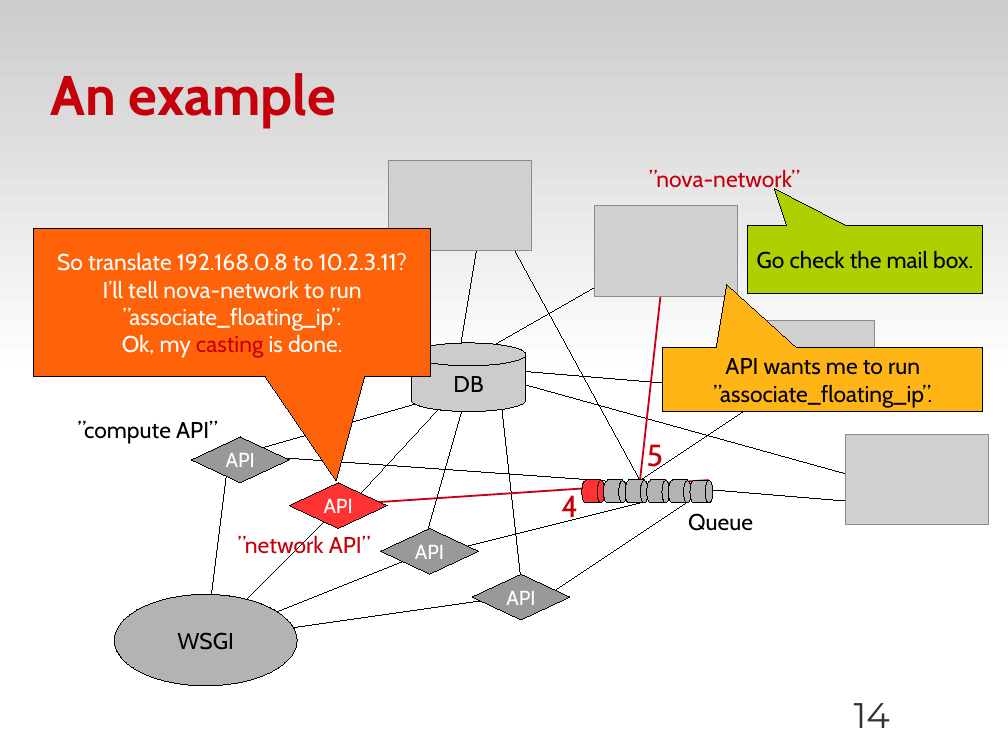
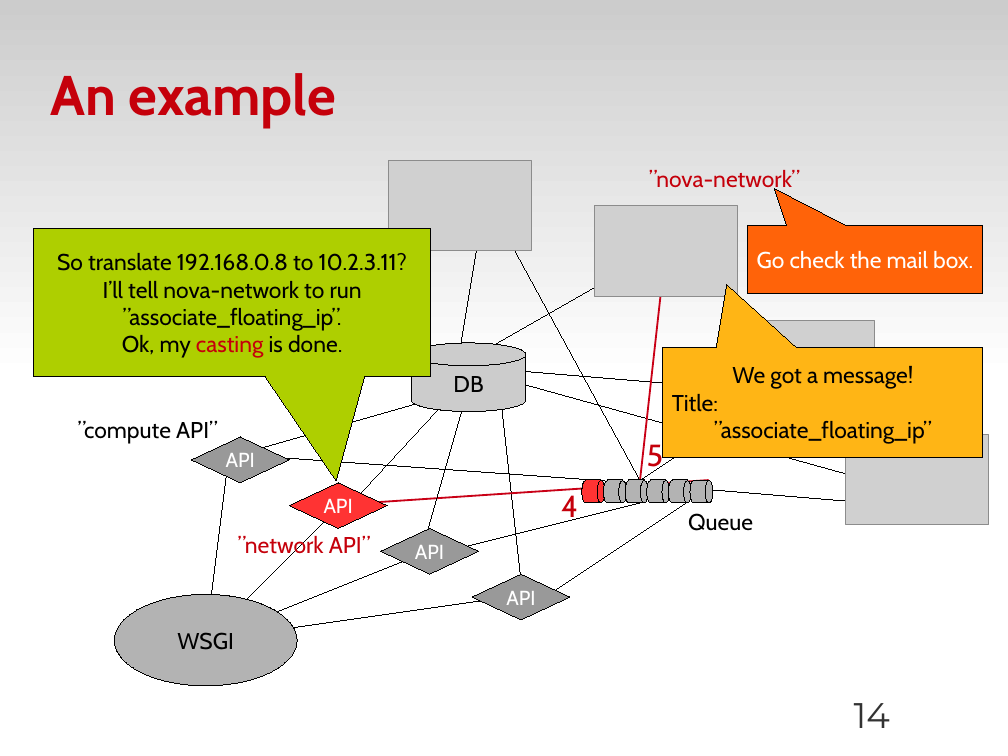
Before and after one commit to zyluo/talk-COSUG-2012, a slide deck: slide 14 of COSUG-2012-LZY.odp. Drawn at 1008x756 pixels with LibreOffice and Linux fonts; fonts in the diff are those of the drawing; grey boxes stand for pictures; background and template pictures are left out. Boxes give left, top, right and bottom in pixels: in the first picture for what was removed or moved away, otherwise in the second. Text is boxed around its words. In the diff, an @@ line names an element or a change of style, - is before the commit and + after.

Commit message:
fix more typos

```diff
--- a/COSUG-2012-LZY.odp
+++ b/COSUG-2012-LZY.odp
@@ speech box "So translate 192.168.0.8 to 10.2.3.11?" at (x1=34, y1=229, x2=431, y2=377): text colour #FFFFFF to #000000; fill #FF6309 to #AECF00 @@
@@ speech box "Go check the mail box." at (x1=747, y1=225, x2=983, y2=294): text colour #000000 to #FFFFFF; fill #AECF00 to #FF6309 @@
@@ speech box "We got a message!" resized from (x1=663, y1=348, x2=983, y2=412) to (x1=663, y1=348, x2=983, y2=457) @@
@@ speech box "We got a message!" at (x1=663, y1=348, x2=983, y2=457): proportions changed @@
@@ text in speech box at (x1=672, y1=366, x2=932, y2=444): text changed @@
-API wants me to run
-”associate_floating_ip”.
+We got a message!
+Title:
+”associate_floating_ip”
```
Also in this commit, not shown: 6 other slides changed.
